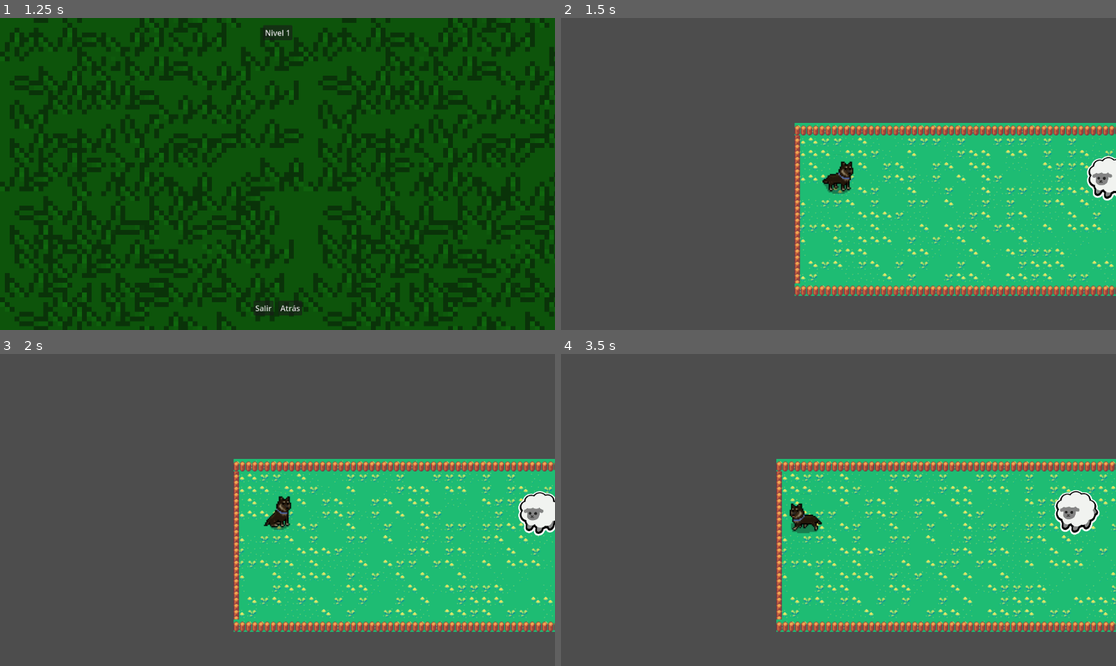
Above: before the commit, frames 1-4 (two rows, left to right).
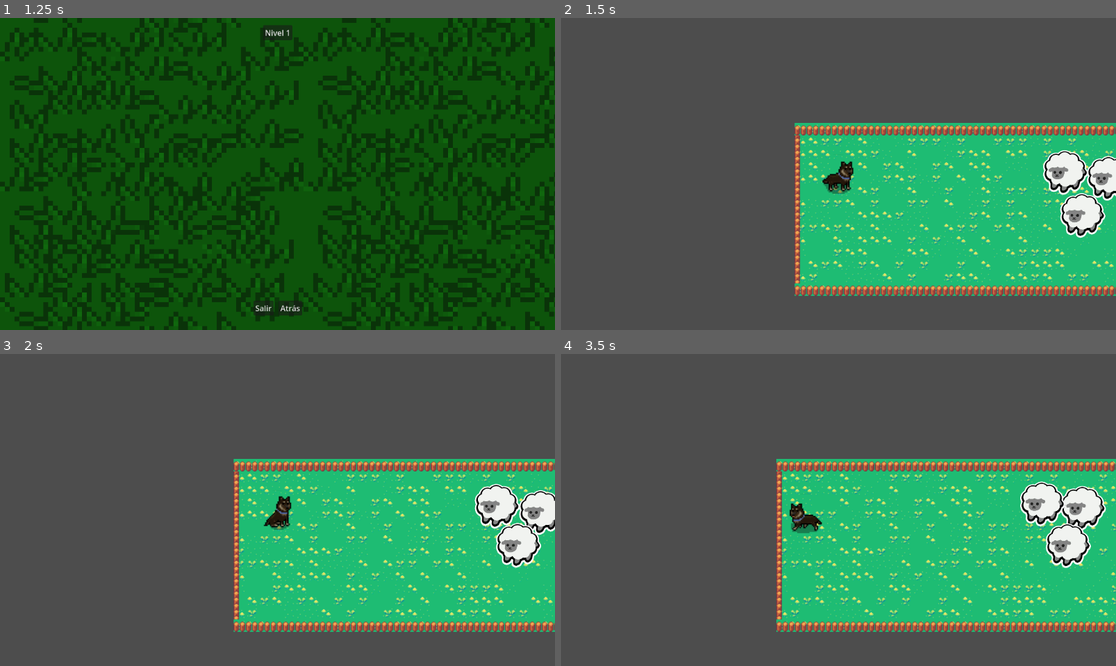
Above: after the commit, the same moments.

Repository: DiegoRutolo/PastorInu
Game: Godot game, scene res://escenas/ui/main_menu.tscn
Same seed, same stepped clock (60 frames per second), same inputs: the game is played once before the commit and once after it.
Inputs (mouse positions are in pixels of both pictures, inside the frame that each line leads up to):
- Up to frame 1 (1.25 s): click "Niveles" at 0.5 s
- Up to frame 2 (1.5 s): click "Nivel 1" at 1.25 s
- Up to frame 3 (2 s): no input
- Up to frame 4 (3.5 s): move the mouse to (960, 494) at 2.02 s; hold Right mouse button (right_click) 2.03-2.78 s; move the mouse to (727, 525) at 2.77 s; right-click (727, 525) at 2.85 s

Frame 1 is identical in both runs. In frame 2, 1.7% of the frame differs, in the area x 86-99%, y 42-71%; in frame 3, 2.0%; in frame 4, 2.3%, in the area x 82-99%, y 40-69%.

Commit message:
Alpendre basico

Diff:
--- /dev/null
+++ b/escenas/Main.tscn
@@ -0,0 +1,3 @@
+[gd_scene format=3 uid="uid://jqjjaesob76s"]
+
+[node name="Main" type="Node"]
--- a/escenas/niveles/nivel_base.gd
+++ b/escenas/niveles/nivel_base.gd
@@ -1,10 +1,20 @@
 extends Node
 
-## Cuando todas las ovejas del nivel se guardan
-signal ovejas_guardadas
+## Cuando se completa el nivel
+signal win
 
-## Cuando una oveja entra en el alpendre
-signal oveja_entra
+## Numero de ovejas necesarias para ganar
+@export var ovejas_objetivo: int = 1
+var ovejas_dentro: int = 0
 
-## Cuando una oveja escapa del alpendre
-signal oveja_escapa
+func _on_alpendre_oveja_entra():
+	ovejas_dentro += 1
+	print_debug("Oveja entra")
+
+	if ovejas_dentro >= ovejas_objetivo:
+		print_debug("WIN")
+		win.emit()
+
+func _on_alpendre_oveja_sale():
+	ovejas_dentro -= 1
+	print_debug("Oveja sale")
--- a/escenas/niveles/nivel_base.tscn
+++ b/escenas/niveles/nivel_base.tscn
@@ -1862,3 +1862,6 @@
 
 [node name="Oveja" parent="Ovejas" node_paths=PackedStringArray("perro") instance=ExtResource("2_dbft1")]
 perro = NodePath("../../Player")
+
+[connection signal="oveja_entra" from="Alpendre" to="." method="_on_alpendre_oveja_entra"]
+[connection signal="oveja_sale" from="Alpendre" to="." method="_on_alpendre_oveja_sale"]
--- a/escenas/niveles/ordinales/nivel_1.tscn
+++ b/escenas/niveles/ordinales/nivel_1.tscn
@@ -1,8 +1,10 @@
-[gd_scene load_steps=2 format=3 uid="uid://bir4tqbkwesqy"]
+[gd_scene load_steps=3 format=3 uid="uid://bir4tqbkwesqy"]
 
 [ext_resource type="PackedScene" uid="uid://dxg7jh51pwanw" path="res://escenas/niveles/nivel_base.tscn" id="1_fpucl"]
+[ext_resource type="PackedScene" uid="uid://dgg24eyk4aasu" path="res://escenas/actores/ovejas/oveja.tscn" id="2_1qlrm"]
 
 [node name="Nivel1" instance=ExtResource("1_fpucl")]
+ovejas_objetivo = 3
 
 [node name="TileMap" parent="." index="0"]
 layer_0/tile_data = PackedInt32Array(0, 393216, 1, 65536, 393216, 1, 131072, 393216, 1, 196608, 327680, 1, 262144, 3932 …(17636 unchanged characters)…
@@ -17,3 +19,11 @@
 
 [node name="Ovejas" parent="." index="3"]
 position = Vector2(414, 74)
+
+[node name="Oveja2" parent="Ovejas" index="1" node_paths=PackedStringArray("perro") instance=ExtResource("2_1qlrm")]
+position = Vector2(-57, -7)
+perro = NodePath("../../Player")
+
+[node name="Oveja3" parent="Ovejas" index="2" node_paths=PackedStringArray("perro") instance=ExtResource("2_1qlrm")]
+position = Vector2(-37, 51)
+perro = NodePath("../../Player")
--- a/escenas/terreno/alpendre.gd
+++ b/escenas/terreno/alpendre.gd
@@ -8,17 +8,9 @@
 ## Se lanza cuando una oveja se escapa
 signal oveja_sale
 
-## Indica si las ovejas pueden escapar una vez entraron en el área.
-@export var pueden_escapar: bool = false
-
-
 func _on_body_entered(body):
 	if not body is Oveja:
 		return
-
-	var oveja: Oveja = body
-	if not pueden_escapar:
-		oveja.dormir()
 
 	emit_signal("oveja_entra")
 
--- a/escenas/terreno/alpendre.tscn
+++ b/escenas/terreno/alpendre.tscn
@@ -6,6 +6,8 @@
 [sub_resource type="RectangleShape2D" id="RectangleShape2D_gg2t5"]
 
 [node name="Alpendre" type="Area2D"]
+collision_layer = 16
+collision_mask = 4
 script = ExtResource("1_ay570")
 
 [node name="Sprite2D" type="Sprite2D" parent="."]
--- a/project.godot
+++ b/project.godot
@@ -38,3 +38,4 @@
 2d_physics/layer_2="obstaculos"
 2d_physics/layer_3="ovejas"
 2d_physics/layer_4="player"
+2d_physics/layer_5="detectores"
